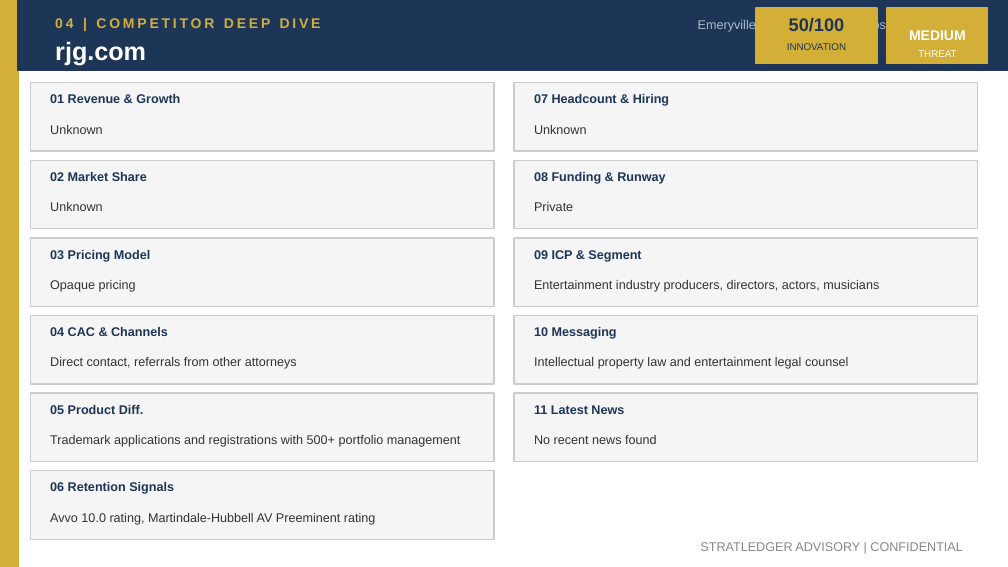
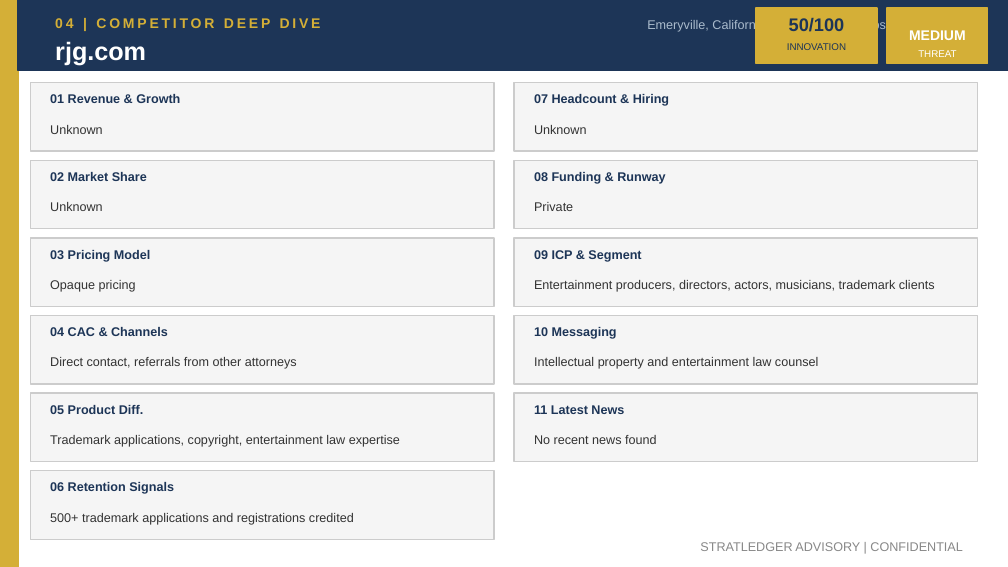
Before and after one commit to apexmakeshop-dot/droplet-commands, a slide deck: slide 6 of mesh_bioplastics_CI_Report.pptx. Drawn at 1008x567 pixels with LibreOffice and Linux fonts; fonts in the diff are those of the drawing. Boxes give left, top, right and bottom in pixels: in the first picture for what was removed or moved away, otherwise in the second. Text is boxed around its words. In the diff, an @@ line names an element or a change of style, - is before the commit and + after.

```diff
--- a/mesh_bioplastics_CI_Report.pptx
+++ b/mesh_bioplastics_CI_Report.pptx
@@ text at box(647, 19, 968, 32): text changed @@
-Emeryville, California, USA | https://www.rjg.com
+Emeryville, California, United States | https://www.rjg.com
@@ text at box(534, 280, 935, 292): text changed @@
-Entertainment industry producers, directors, actors, musicians
+Entertainment producers, directors, actors, musicians, trademark clients
@@ text at box(534, 357, 818, 369): text changed @@
-Intellectual property law and entertainment legal counsel
+Intellectual property and entertainment law counsel
@@ text at box(50, 435, 400, 447): text changed @@
-Trademark applications and registrations with 500+ portfolio management
+Trademark applications, copyright, entertainment law expertise
@@ text at box(50, 513, 354, 525): text changed @@
-Avvo 10.0 rating, Martindale-Hubbell AV Preeminent rating
+500+ trademark applications and registrations credited
```
Also in this commit, not shown: 4 other slides changed.
